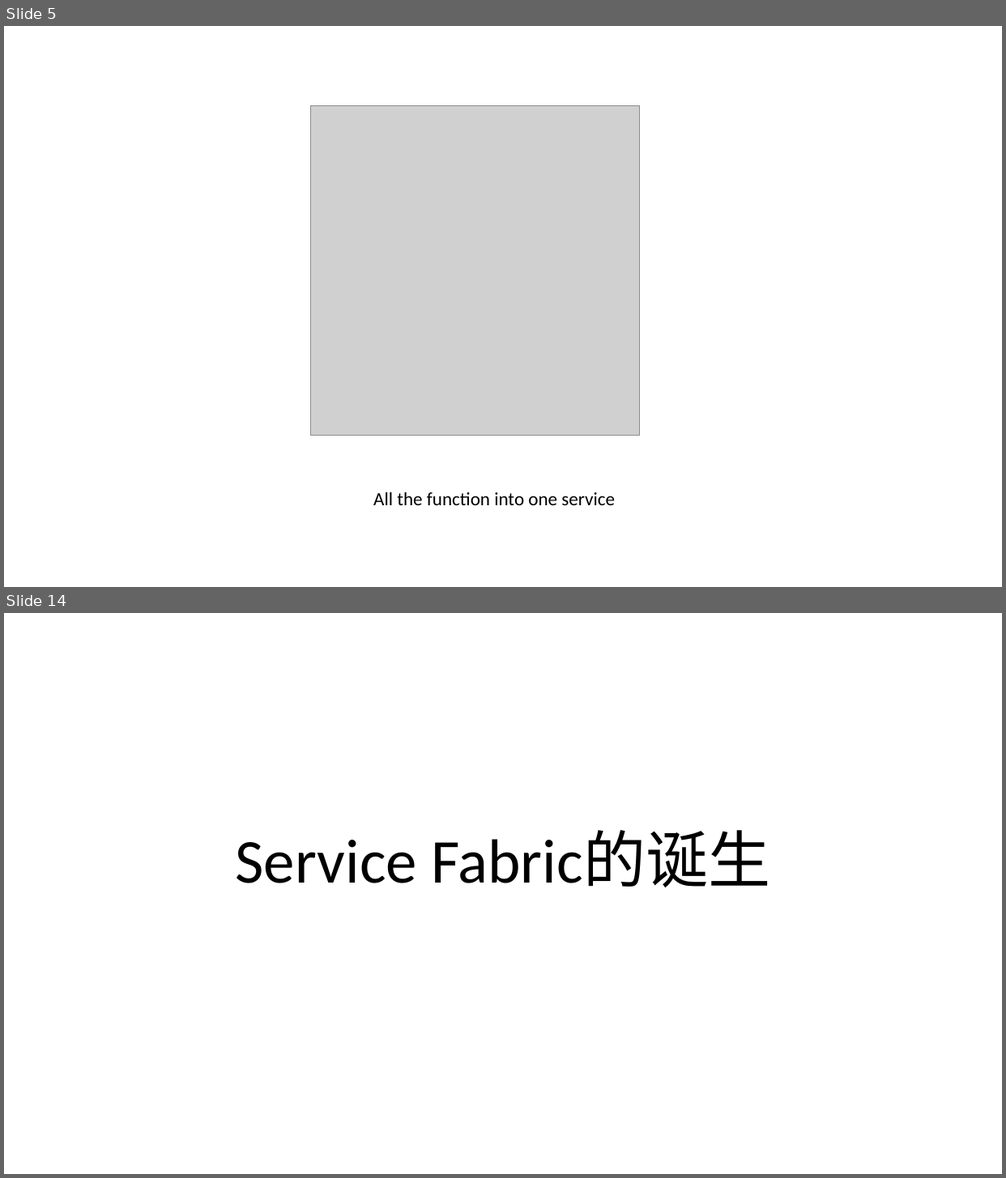
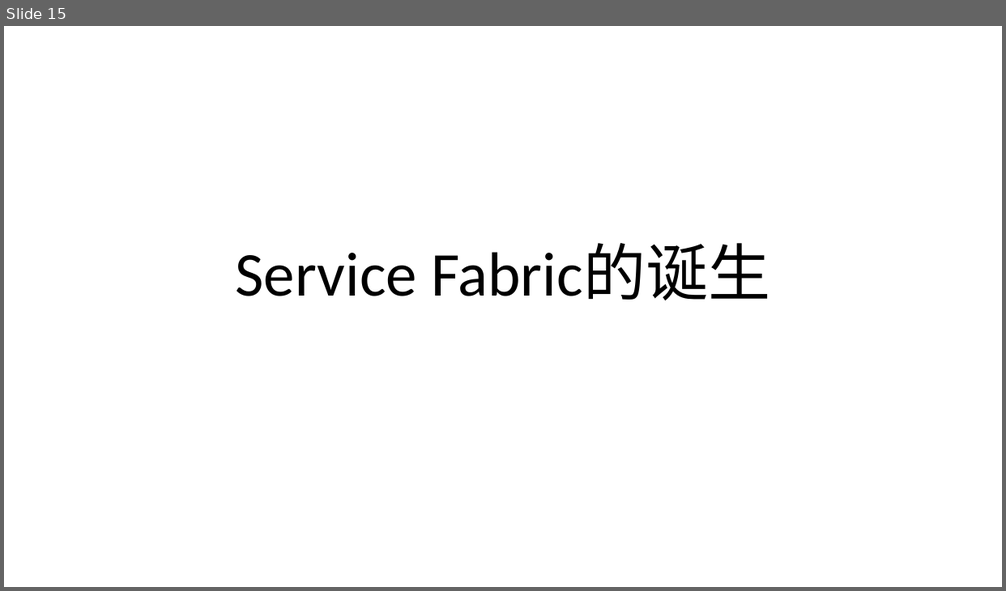
Before and after one commit to FredJiangFei/MyDocuments, a slide deck: 工作/Service Fabric/Service Fabric.pptx. Shown one above the other, each under a label of ours: slides 5 and 14 before the commit, slide 15 after it; the slides between them are not shown. The pictures are 1006x1178 and 1006x591 pixels, drawn with LibreOffice and Linux fonts; fonts in the diff are those of the drawing; grey boxes stand for pictures. Boxes give left, top, right and bottom in pixels: in the first picture for what was removed or moved away, otherwise in the second. Text is boxed around its words. In the diff, an @@ line names an element or a change of style, - is before the commit and + after.

```diff
--- a/工作/Service Fabric/Service Fabric.pptx
+++ b/工作/Service Fabric/Service Fabric.pptx
@@ slide 5 removed at bbox=[4, 26, 1002, 587], background #FFFFFF @@
@@ picture removed at bbox=[311, 106, 641, 436] @@
@@ text removed at bbox=[373, 493, 615, 506] @@
-All the function into one service
@@ what was slide 14 is now slide 15 @@
```
Also in this commit, not shown: 6 slides changed, 7 slides added, 5 other slides removed.
